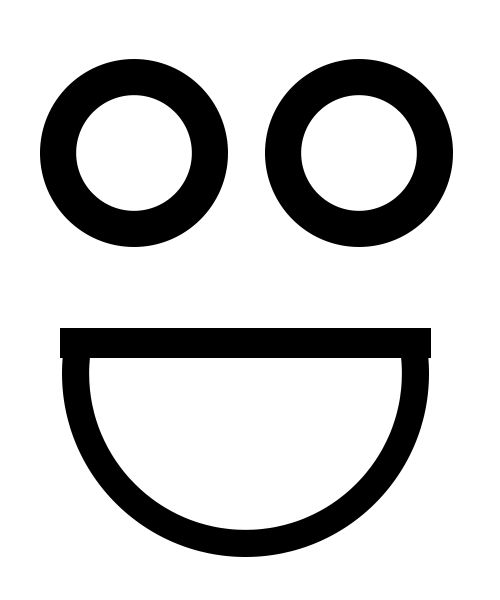
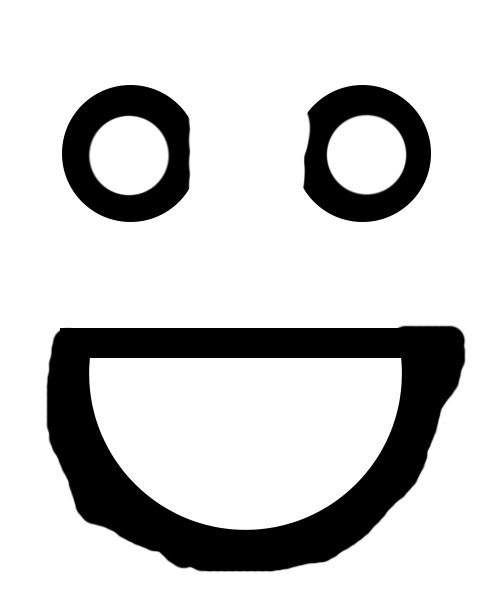
Layer changes from the first 500x600 image to the second:
added layer "Layer 1" above "Ellipse 1 copy" over [46, 325, 466, 573]
painted on "Ellipse 1 copy" over [265, 59, 453, 247]
painted on "Ellipse 1" over [40, 59, 228, 247]
